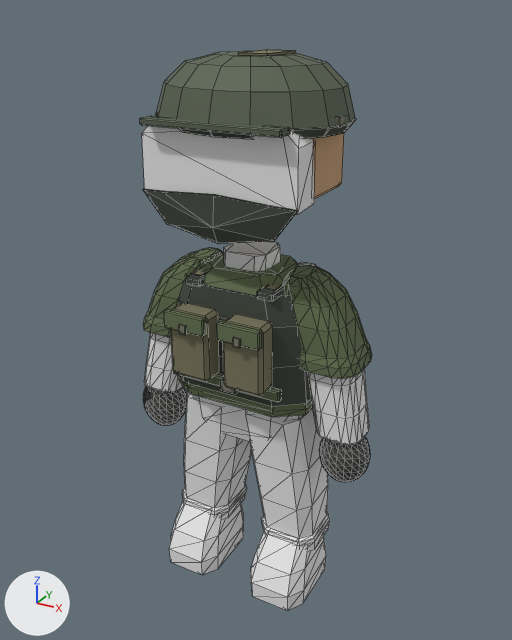
One commit to the FBX model ArtWork/BanditRoles62/Models/Bandit_Ranged_C.fbx: the scene before it, then after it.
Before and after are seen from a 50 mm camera at (1.035, -1.857, 1.924) aimed at (0.004, 0.017, 0.987). The axes (+X, +Y, +Z) are drawn at lower left. The lights are the same throughout. The first picture is the older version. Mesh edges are drawn as thin lines. Where no turn or scale is listed for an object, it has been applied to the vertices.

Script lines for the objects in view, before the commit:
```python
me_study_neck = bpy.data.meshes.new('Study_Neck')
me_study_neck.from_pydata(...)  # 1690 vertices, 2728 faces; spans x -0.44..0.44, y -0.26..0.26, z 0.03..1.82
# faces by material slot: [648, 646, 176, 880, 26, 92, 130, 130]
me_study_neck.materials.append(mat_simplebandit_surface)  # its picture is missing
me_study_neck.materials.append(mat_ranged_olivecloth)  # dark green #63714f
me_study_neck.materials.append(mat_ranged_charcoalwebbing)  # dark grey #3e443b
me_study_neck.materials.append(mat_ranged_gloves)  # dark grey #3a3d38
me_study_neck.materials.append(mat_ranged_skin)  # brown #c49d76
me_study_neck.materials.append(mat_ranged_helmetpaint)  # greyish green #5a6451
me_study_neck.materials.append(mat_ranged_wornedge)  # grey #7e806f
me_study_neck.materials.append(mat_ranged_canvaspouch)  # dark yellow #79765b
ob_bandit_body = bpy.data.objects.new('Bandit_Body', me_study_neck)
ob_bandit_body.location = (0.0, 0.0, 0.0)
```
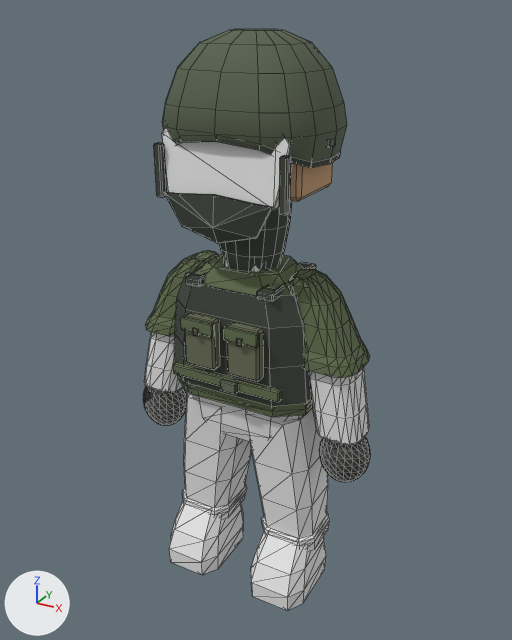
Where the change shows, as pixel boxes (x1, y1, x2, y2) in the pictures (512 x 640 px; the box of a moved part takes in the faces that stretch with it):
'Bandit_Body', reshaped: before (140, 49, 372, 611); after (143, 29, 370, 611)
part 1 of me_study_neck, moved or reshaped: before (310, 133, 344, 199); after (290, 162, 333, 201)
part 2 of me_study_neck, moved or reshaped: before (164, 309, 207, 337); after (154, 142, 167, 197)
part 3 of me_study_neck, moved or reshaped: before (337, 115, 345, 127); after (327, 139, 336, 148)
part 4 of me_study_neck, moved or reshaped: before (217, 321, 262, 350); after (279, 155, 291, 215)
part 5 of me_study_neck, moved or reshaped: before (171, 303, 219, 382); after (185, 312, 220, 370)
part 6 of me_study_neck, moved or reshaped: before (179, 324, 187, 335); after (181, 316, 214, 337)
part 7 of me_study_neck, moved or reshaped: before (233, 337, 241, 348); after (193, 328, 199, 336)
part 8 of me_study_neck, moved or reshaped: before (223, 314, 273, 396); after (227, 322, 264, 382)
part 9 of me_study_neck, moved or reshaped: before (140, 116, 290, 138); after (224, 326, 259, 348)
part 10 of me_study_neck, moved or reshaped: before (238, 49, 296, 56); after (236, 338, 242, 347)
part 11 of me_study_neck, rebuilt (7% narrower, 51% taller): before (156, 51, 355, 139); after (162, 29, 347, 162)
part 12 of me_study_neck, rebuilt: before (142, 116, 314, 215); after (162, 128, 293, 210)
part 13 of me_study_neck, added: after (219, 200, 292, 271)
part 14 of me_study_neck, added: after (175, 139, 341, 168)
part 15 of me_study_neck, moved or reshaped: before (142, 114, 372, 379); after (145, 192, 370, 378)

The edits, one by one:
me_study_neck is used by ob_bandit_body; location (0.0, 0.0, 0.0).
me_study_neck had 1690 vertices, 2728 faces and spanned x -0.44..0.44, y -0.26..0.26, z 0.03..1.82.
me_study_neck now has 1770 vertices, 2793 faces and spans x -0.44..0.44, y -0.23..0.22, z 0.03..1.87.
me_study_neck part 1: the loose piece of 24 vertices spanning x -0.24..0.24, y -0.1..0.14, z 1.43..1.63 is scaled about the mesh origin by (0.874, 0.978, 1).
me_study_neck part 2: the loose piece of 24 vertices spanning x -0.17..-0.02, y -0.26..-0.24, z 1.03..1.09 is scaled about its middle by (0.139, 1.14, 2.82), then moved by (-0.11, 0.06, 0.44), in mat_ranged_charcoalwebbing (dark grey #3e443b).
me_study_neck part 3: the loose piece of 24 vertices spanning x 0.27..0.29, y -0.04..0.03, z 1.63..1.66 is scaled about its middle by (0.789, 0.587, 0.749), then moved by (-0.03, 0.0, -0.06).
me_study_neck part 4: the loose piece of 24 vertices spanning x 0.02..0.17, y -0.26..-0.24, z 1.03..1.09 is scaled about its middle by (0.139, 1.14, 2.82), then moved by (0.11, 0.06, 0.44), in mat_ranged_charcoalwebbing (dark grey #3e443b).
me_study_neck part 5: the loose piece of 24 vertices spanning x -0.16..-0.02, y -0.24..-0.16, z 0.86..1.09 is scaled about its middle by (0.831, 0.486, 0.761), then moved by (0.02, 0.02, 0.0).
me_study_neck part 6: the loose piece of 24 vertices spanning x -0.11..-0.08, y -0.26, z 1.03..1.06 is scaled about its middle by (5.29, 1.62, 1.41), then moved by (0.02, 0.05, -0.01), in mat_ranged_olivecloth (dark green #63714f).
me_study_neck part 7: the loose piece of 24 vertices spanning x 0.08..0.11, y -0.26, z 1.03..1.06 is moved by (-0.17, 0.04, -0.02).
me_study_neck part 8: the loose piece of 24 vertices spanning x 0.02..0.16, y -0.24..-0.16, z 0.86..1.09 is scaled about its middle by (0.831, 0.486, 0.761), then moved by (-0.02, 0.02, 0.0).
me_study_neck part 9: the loose piece of 24 vertices spanning x -0.22..0.22, y -0.25..-0.19, z 1.63..1.65 is scaled about its middle by (0.257, 0.201, 2.6), then moved by (0.08, 0.01, -0.6), in mat_ranged_olivecloth (dark green #63714f).
me_study_neck part 10: the loose piece of 24 vertices spanning x 0.0..0.09, y -0.08..0.09, z 1.81..1.82 is scaled about its middle by (0.184, 0.0272, 3.53), then moved by (0.03, -0.23, -0.79), in mat_ranged_wornedge (grey #6a6f5f).
me_study_neck part 11: the loose piece of 80 vertices spanning x -0.3..0.3, y -0.23..0.25, z 1.61..1.81 is rebuilt with 96 vertices and now spans x -0.26..0.26, y -0.2..0.22, z 1.52..1.87.
me_study_neck part 12: the loose piece of 12 vertices spanning x -0.25..0.25, y -0.2..-0.07, z 1.43..1.64 is rebuilt with 12 vertices and now spans x -0.2..0.2, y -0.19..-0.07, z 1.43..1.64.
me_study_neck part 13: a new loose piece of 64 vertices spanning x -0.13..0.13, y -0.11..0.11, z 1.18..1.44, in mat_ranged_charcoalwebbing (dark grey #3e443b).
me_study_neck part 14: a new loose piece of 32 vertices spanning x -0.25..0.25, y -0.2..0.21, z 1.52..1.61, in mat_ranged_charcoalwebbing (dark grey #3e443b).
me_study_neck part 15: 219 vertices moved from x -0.4..0.4, y -0.21..0.12, z 0.92..1.44 to x -0.39..0.39, y -0.21..0.11, z 0.92..1.44; 39 vertices removed from x -0.31..0.31, y -0.24..0.26, z 1.34..1.64; 7 vertices added at x -0.18..0.12, y -0.21..-0.19, z 1.34..1.44.
Other edits to the shape of me_study_neck do not show in these pictures.
